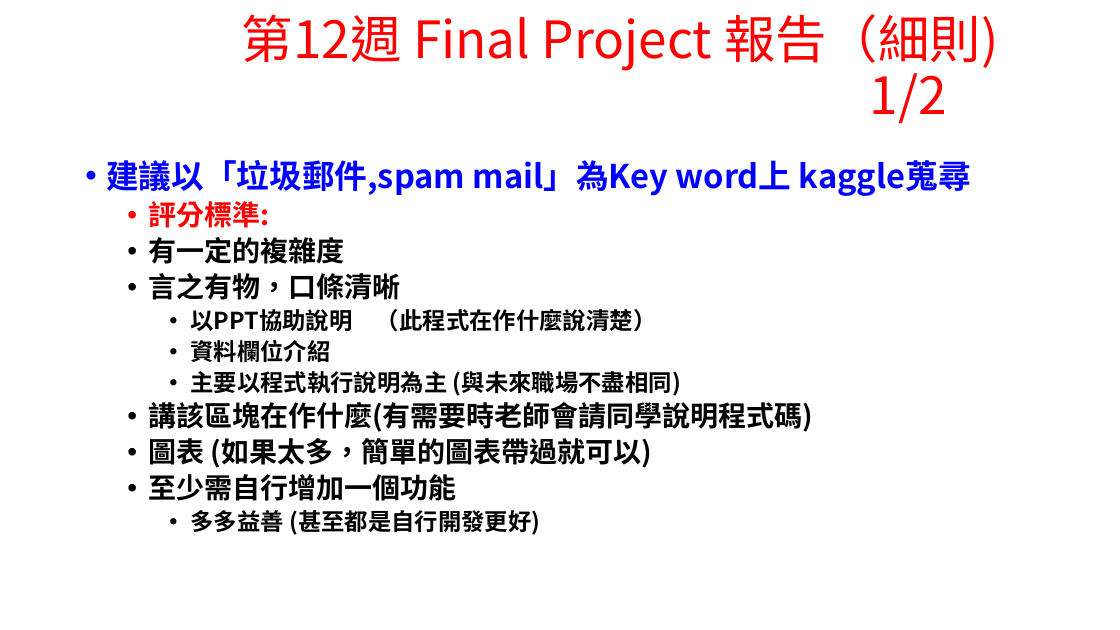
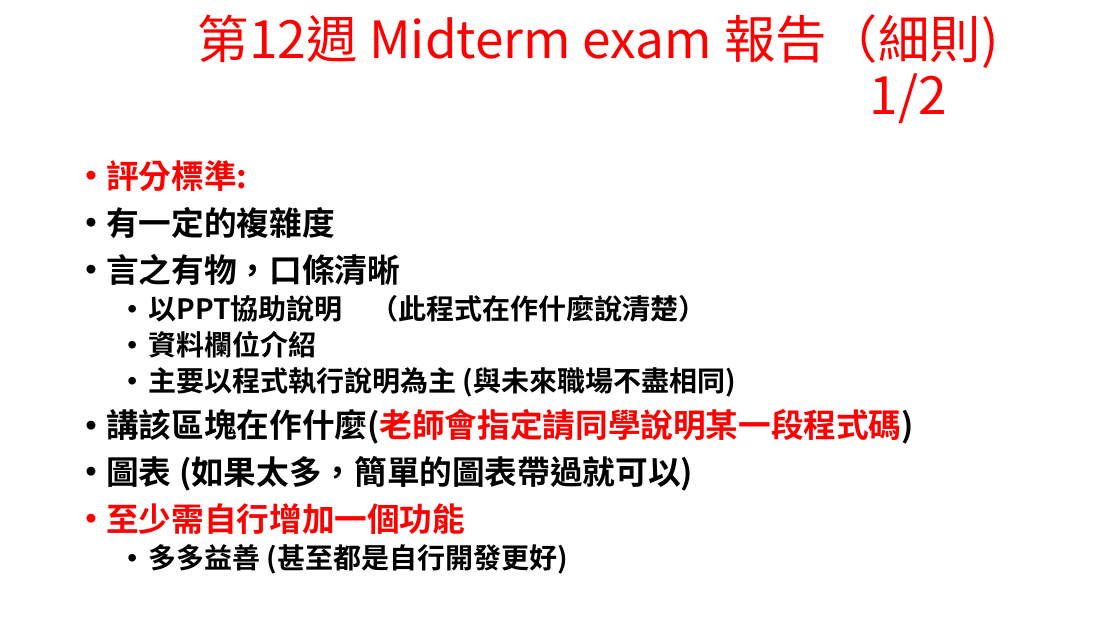
Before and after one commit to chih-chengwu/Chinese_Big_Data_Analysis_for_intelligence_medical_MD, a slide deck: slide 6 of 0.課堂規定及評量標準.pptx (slide 8 before the commit). Drawn at 1120x630 pixels with LibreOffice and Linux fonts; fonts in the diff are those of the drawing. Boxes give left, top, right and bottom in pixels: in the first picture for what was removed or moved away, otherwise in the second. Text is boxed around its words. In the diff, an @@ line names an element or a change of style, - is before the commit and + after.

```diff
--- a/0.課堂規定及評量標準.pptx
+++ b/0.課堂規定及評量標準.pptx
@@ title at (198, 14, 998, 124): text changed @@
-第12週 Final Project 報告（細則) 1/2
+第12週 Midterm exam 報告（細則) 1/2
@@ text at (106, 160, 971, 196): paragraph removed @@
-• 建議以「垃圾郵件,spam mail」為Key word上 kaggle蒐尋
@@ text at (106, 160, 736, 574): size 24 to 28 pt in "評分標準:", "有一定的複雜度", "言之有物，口條清晰", "圖表 (如果太多，簡單的圖表帶過就可以)" and 1 more places; size 20 to 24 pt in "以PPT協助說明 （此程式在作什麼說清楚）", "資料欄位介紹", "主要以程式執行說明為主 (與未來職場不盡相同)", "多多益善 (甚至都是自行開發更好)"; text colour #000000 to #FF0000 in "至少需自行增加一個功能"; list level 2 to 1 in "評分標準:"; list level 2 to 1 in "有一定的複雜度"; list level 2 to 1 in "言之有物，口條清晰"; list level 3 to 2 in "以PPT協助說明 （此程式在作什麼說清楚）"; list level 3 to 2 in "資料欄位介紹"; list level 3 to 2 in "主要以程式執行說明為主 (與未來職場不盡相同)"; list level 2 to 1 in "圖表 (如果太多，簡單的圖表帶過就可以)"; list level 2 to 1 in "至少需自行增加一個功能"; list level 3 to 2 in "多多益善 (甚至都是自行開發更好)" @@
@@ text at (106, 409, 914, 444): text changed; size 24 to 28 pt; text colour #000000 to #FF0000 @@
-  • 講該區塊在作什麼(有需要時老師會請同學說明程式碼)
+• 講該區塊在作什麼(老師會指定請同學說明某一段程式碼)
```
Also in this commit, not shown: 4 other slides changed, 2 other files.
